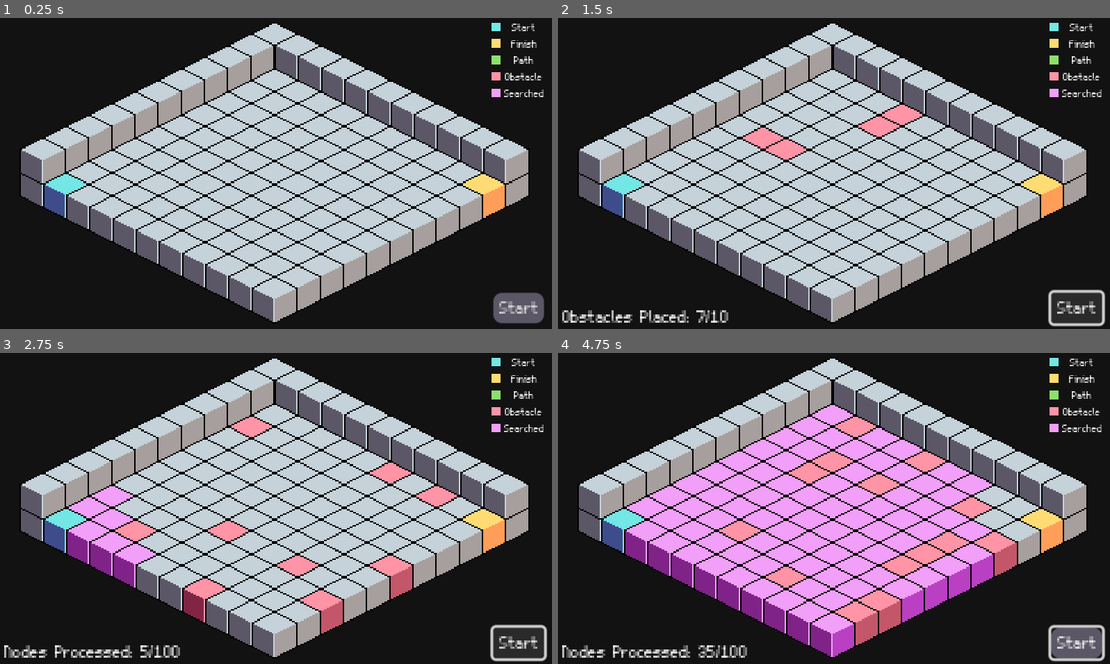
Above: before the commit, frames 1-4 (two rows, left to right).
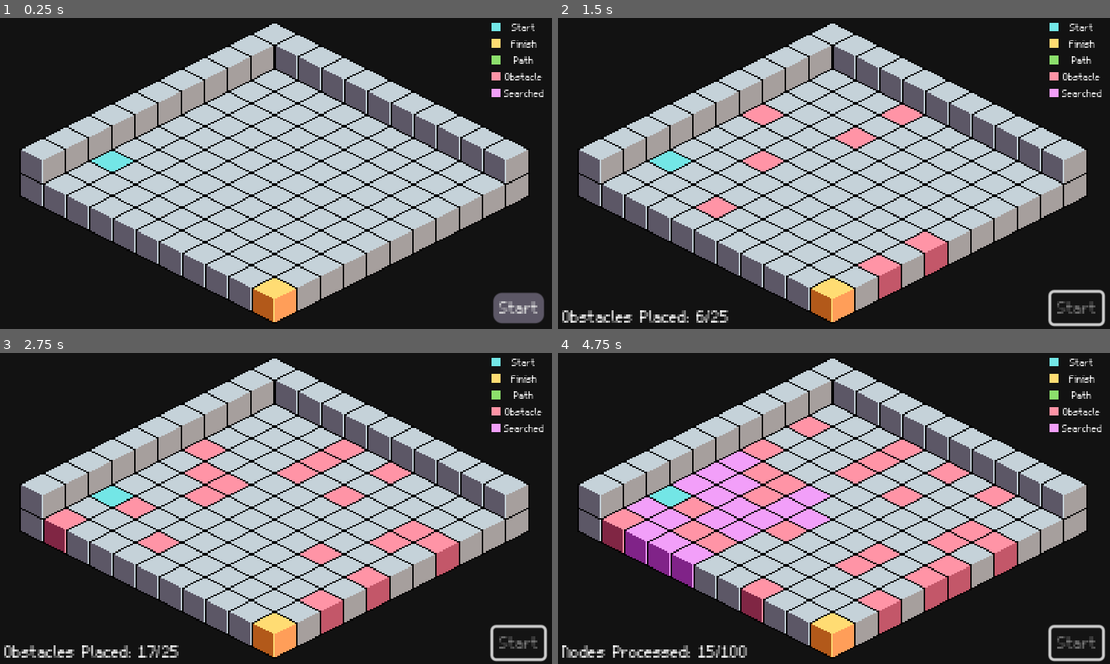
Above: after the commit, the same moments.

Repository: COMP359/Godot-Grassfire-Simulator
Game: Godot game, scene res://scenes/main.tscn
The game is run twice, just before and just after one commit, with the same random seed, the same clock (stepped at 60 frames per second) and the same inputs.
Inputs (mouse positions are in pixels of both pictures, inside the frame that each line leads up to):
- Up to frame 1 (0.25 s): no input
- Up to frame 2 (1.5 s): click "Start" at 0.5 s; click (1076, 307) at 1.25 s, where only the run before the commit has a clickable "Start"
- Up to frame 3 (2.75 s): click (518, 642) at 2 s, where only the run before the commit has a clickable "Start"
- Up to frame 4 (4.75 s): tap Enter at 2.75 s; move the mouse to (955, 492) at 2.77 s; hold Shift 2.78-3.5 s; click (955, 492) at 2.92 s; drag from (723, 524) to (806, 570) at 3.52 s; move the mouse to (889, 440) at 4.27 s; tap Ctrl at 4.35 s; click (889, 440) at 4.42 s

The runs differ from the first frame. In frame 1, 2.3% of the frame differs, in the area x 8-92%, y 42-98%; in frame 2, 5.6%; in frame 3, 13%; in frame 4, 26%, in the area x 8-99%, y 16-99%.

Commit message:
Removed Search Nodes and Cleared them

Diff:
--- a/scenes/main.gd
+++ b/scenes/main.gd
@@ -4,6 +4,7 @@
 @onready var obstacle_sound = $obstacle_sound
 @onready var search_sound = $search_sound
 @onready var label = $label
+@onready var start = $start
 
 var grid = []
 var grid_width = 10
@@ -44,6 +45,7 @@
 	grid[finish_position_x][-finish_position_y] = -2
 
 func _on_start_pressed():
+	start.set_disabled(true)
 	clear_grid()
 	create_obstacles()
 	grassfire_search_algo()
@@ -104,6 +106,9 @@
 
 		for direction in directions:
 			var new_node = current_node + direction
+			if (new_node.x == finish_position_x and new_node.y == finish_position_y):
+				grid[new_node.x][-new_node.y] = -4
+
 			if is_valid(new_node.x, new_node.y):
 				grid[new_node.x][-new_node.y] = next_current_value
 				grassfire_search.push_back(new_node)
@@ -114,7 +119,21 @@
 		search_sound.play()
 		label.text = "Nodes Processed: " + str(searched_nodes.size()) + "/" + str(totalNodes)
 	print(grid)
+	await get_tree().create_timer(1).timeout
 
+	if (grid[finish_position_x][-finish_position_y] == -4):
+		show_path()
+	else:
+		label.text = "No Path Found!"
+	start.set_disabled(false)
+
+
+var shortest_path = []
+
+func show_path():
+	for node in searched_nodes:
+		tilemap.set_cell(0, node, 0, empty_cube)
+	label.text = "Path Length: " + str(shortest_path.size())
 
 func add_to_set(element):
 	if element not in searched_nodes:
--- a/scenes/main.tscn
+++ b/scenes/main.tscn
@@ -62,6 +62,9 @@
 
 [node name="main" type="Node2D"]
 script = ExtResource("1_joo28")
+start_position_y = -2
+finish_position_y = 0
+percentage_obstacles = 25.0
 
 [node name="tilemap" type="TileMap" parent="."]
 y_sort_enabled = true
